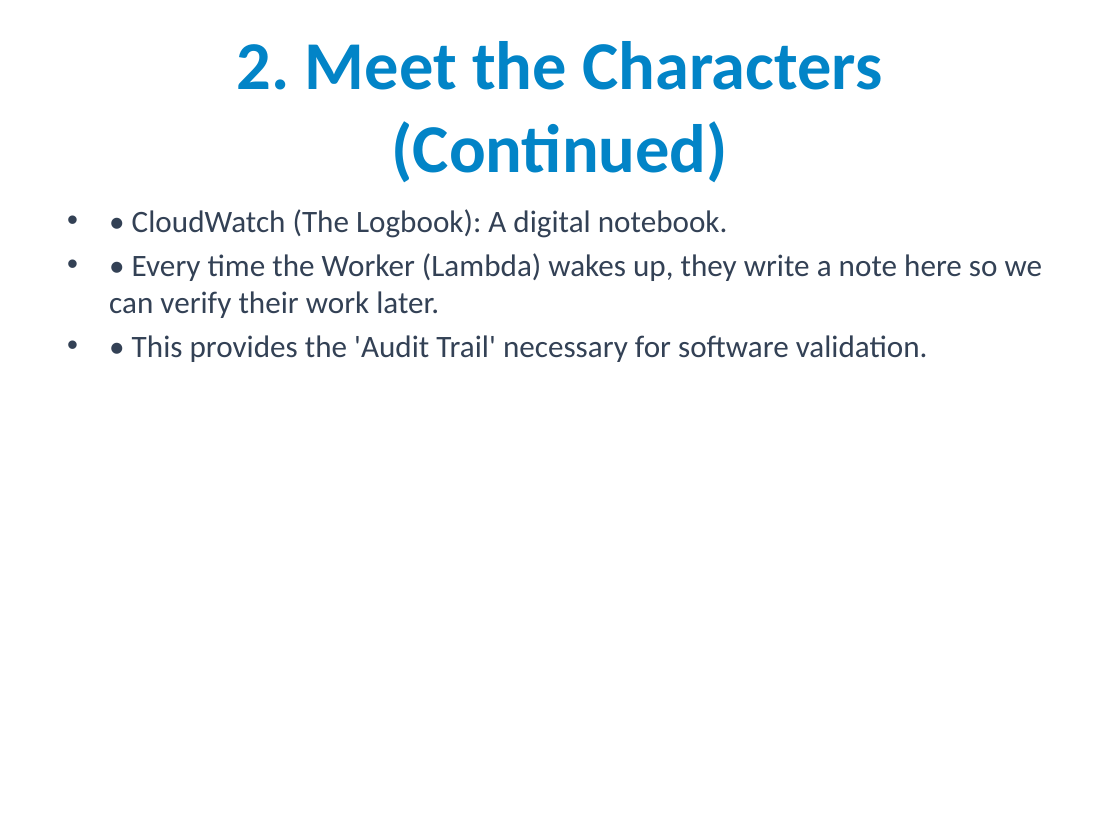
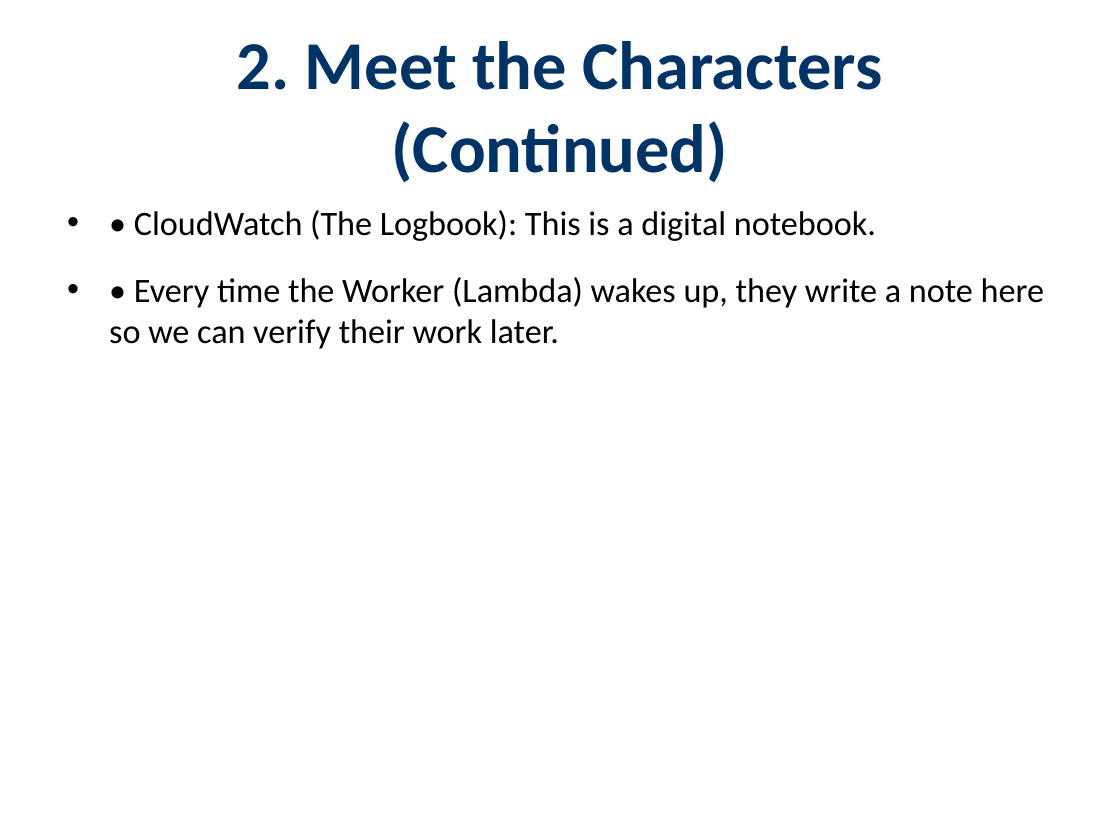
Before and after one commit to Breacher-0/AWS-EC2-local-testing-and-simulation, a slide deck: slide 5 of Ahmed_Khalil_Validation_Demo.pptx. Drawn at 1120x840 pixels with LibreOffice and Linux fonts; fonts in the diff are those of the drawing. Boxes give left, top, right and bottom in pixels: in the first picture for what was removed or moved away, otherwise in the second. Text is boxed around its words. In the diff, an @@ line names an element or a change of style, - is before the commit and + after.

```diff
--- a/Ahmed_Khalil_Validation_Demo.pptx
+++ b/Ahmed_Khalil_Validation_Demo.pptx
@@ title "2. Meet the Characters (Continued)" at [236,41,882,182]: text colour #0284C7 to #003366 @@
@@ text at [134,210,876,241]: text changed; size 20 to 22 pt; text colour #334155 to #000000 @@
-• • CloudWatch (The Logbook): A digital notebook.
+• • CloudWatch (The Logbook): This is a digital notebook.
@@ text at [109,277,1044,349]: size 20 to 22 pt, text colour #334155 to #000000 in "• Every time the Worker (Lambda) wakes ..."; more space between paragraphs @@
@@ text at [132,335,928,362]: paragraph removed @@
-• • This provides the 'Audit Trail' necessary for software validation.
```
Also in this commit, not shown: 13 other slides changed, 1 other file.
